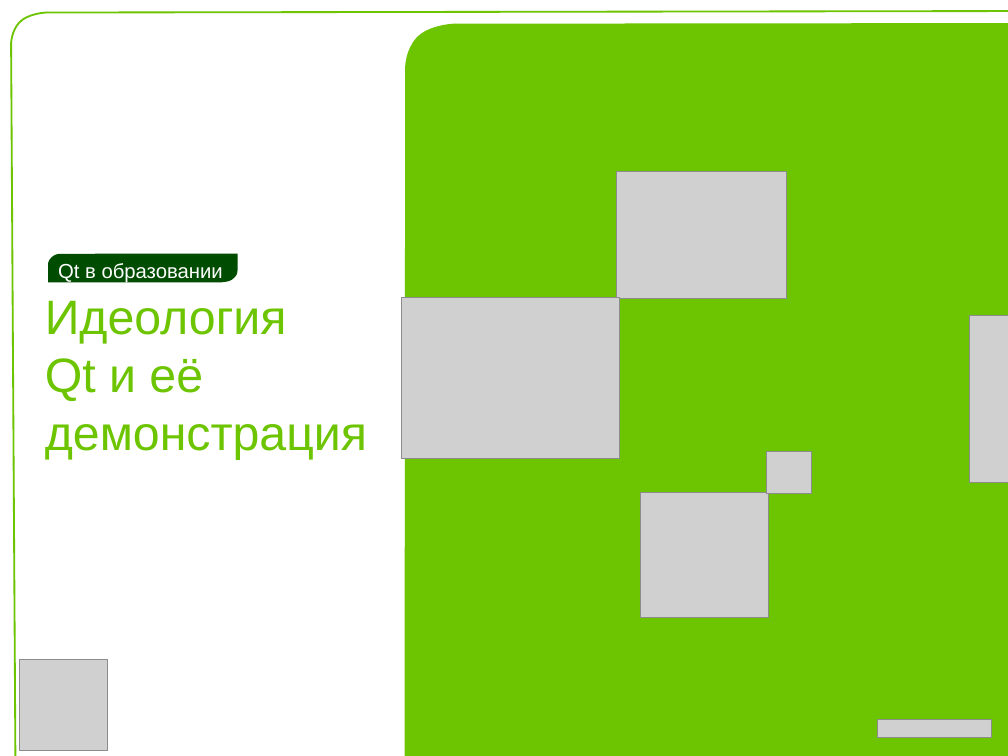
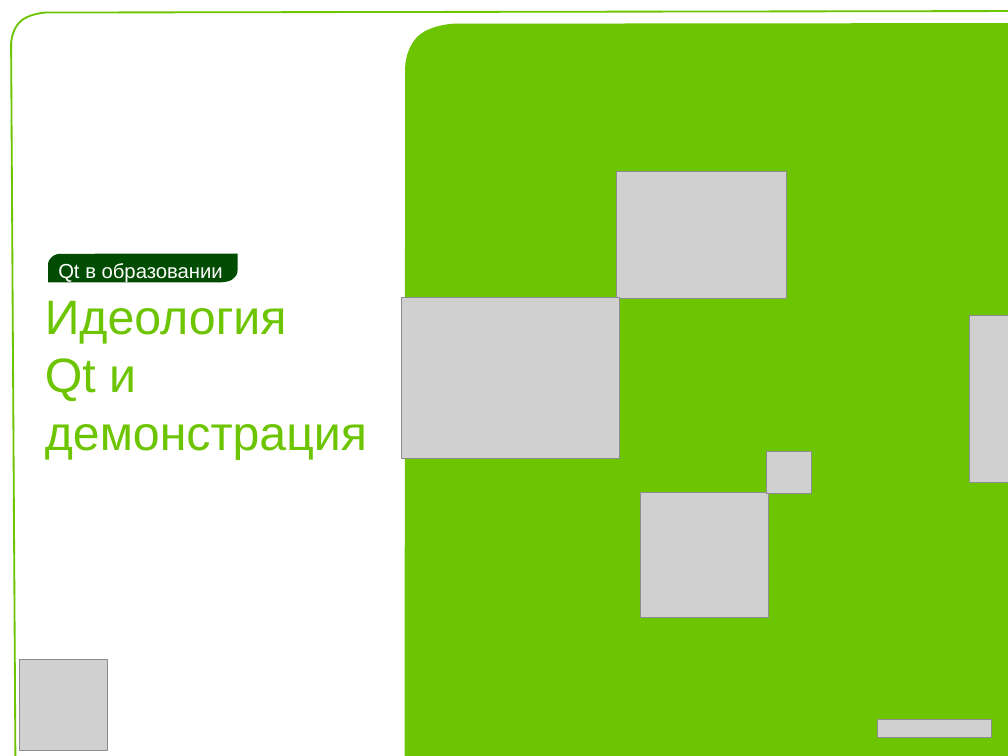
Before and after one commit to saa/qecm, a slide deck: slide 1 of Lectures and Exercises/L01 - The ideas behind Qt and a live demo/L1 Slides.odp. Drawn at 1008x756 pixels with LibreOffice and Linux fonts; fonts in the diff are those of the drawing; grey boxes stand for pictures; background and template pictures are left out. Boxes give left, top, right and bottom in pixels: in the first picture for what was removed or moved away, otherwise in the second. Text is boxed around its words. In the diff, an @@ line names an element or a change of style, - is before the commit and + after.

```diff
--- a/Lectures and Exercises/L01 - The ideas behind Qt and a live demo/L1 Slides.odp
+++ b/Lectures and Exercises/L01 - The ideas behind Qt and a live demo/L1 Slides.odp
@@ text at bbox=[45, 358, 136, 401]: text changed @@
-Qt и её
+Qt и
```
Also in this commit, not shown: 13 other slides changed.
